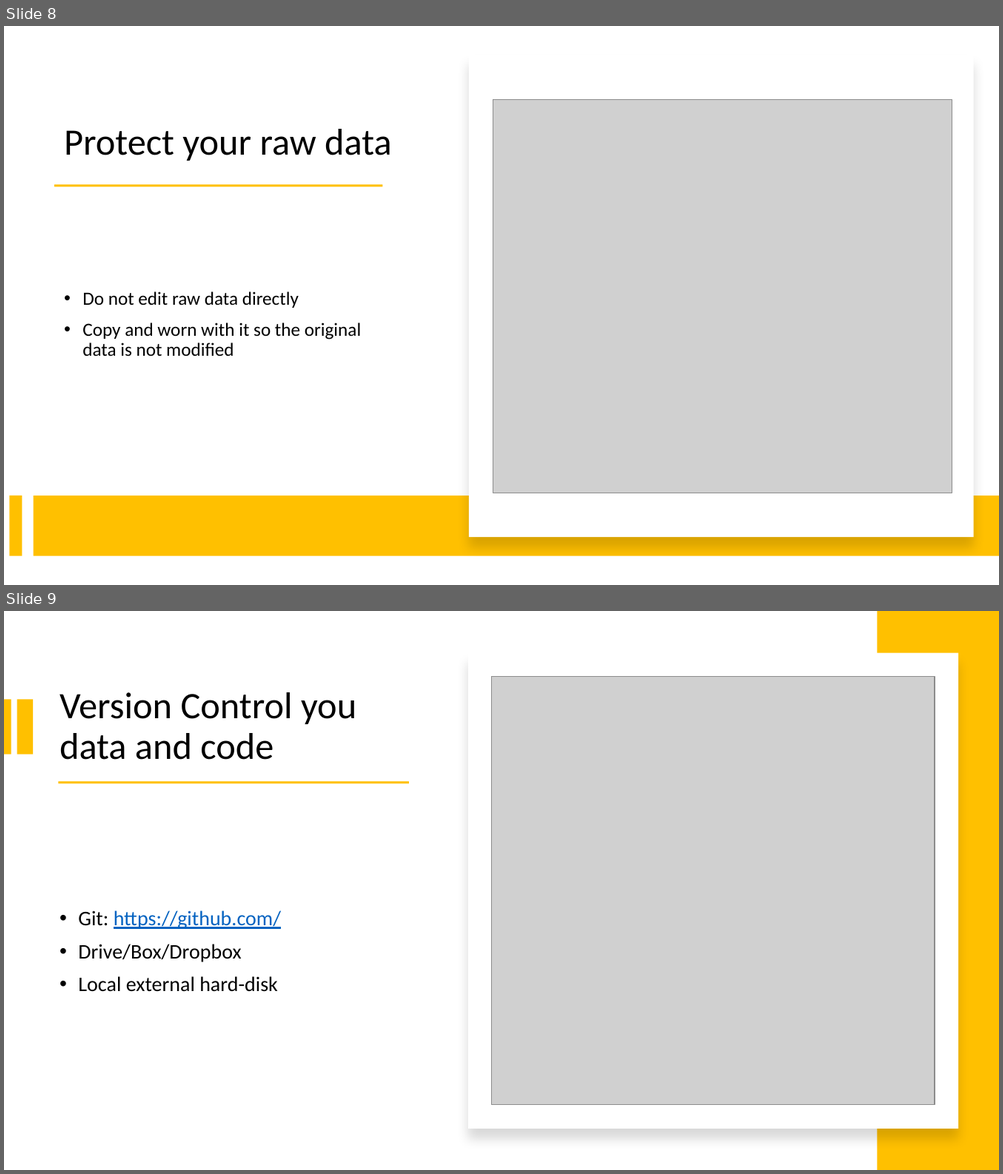
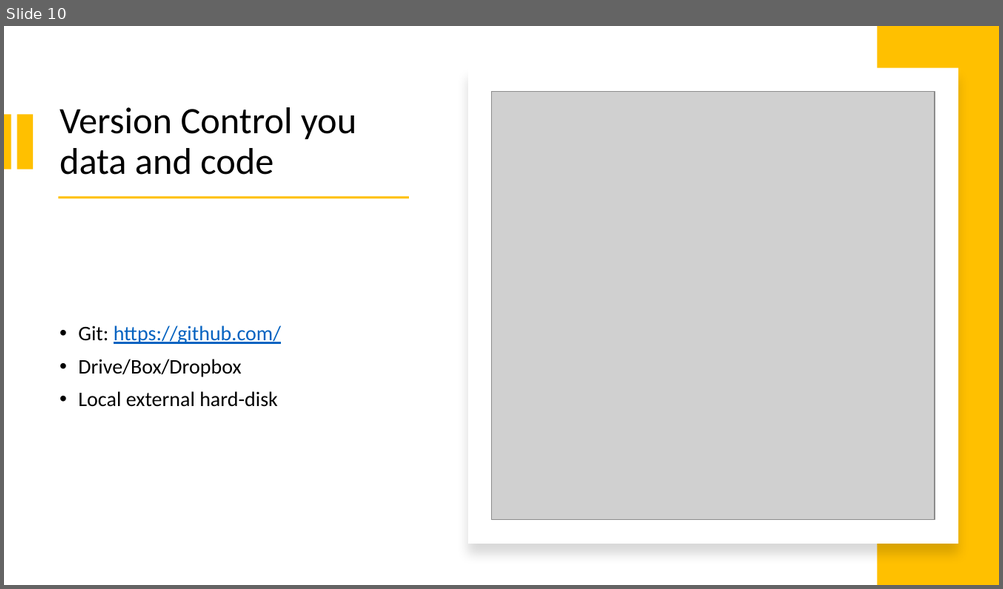
Before and after one commit to EpiPandit/MPM_200, a slide deck: Session 5/R and data management.pptx. Shown one above the other, each under a label of ours: slides 8 and 9 before the commit, slide 10 after it. The pictures are 1003x1174 and 1003x589 pixels, drawn with LibreOffice and Linux fonts; fonts in the diff are those of the drawing; grey boxes stand for pictures. Boxes give left, top, right and bottom in pixels: in the first picture for what was removed or moved away, otherwise in the second. Text is boxed around its words. In the diff, an @@ line names an element or a change of style, - is before the commit and + after.

```diff
--- a/Session 5/R and data management.pptx
+++ b/Session 5/R and data management.pptx
@@ slide 8 removed at [4, 26, 999, 585], background #FFFFFF @@
@@ rectangle removed at [469, 55, 973, 538] @@
@@ picture removed at [492, 99, 951, 493] @@
@@ title removed at [64, 129, 392, 161] @@
-Protect your raw data
@@ rectangle removed at [54, 185, 382, 187] @@
@@ text removed at [82, 292, 361, 357] @@
-• Do not edit raw data directly
-• Copy and worn with it so the original data is not modified
@@ rectangle removed at [9, 496, 22, 557] @@
@@ rectangle removed at [34, 497, 999, 557] @@
@@ what was slide 9 is now slide 10 @@
```
Also in this commit, not shown: 5 slides changed, 5 slides added, 6 other slides removed, 5 other files.
